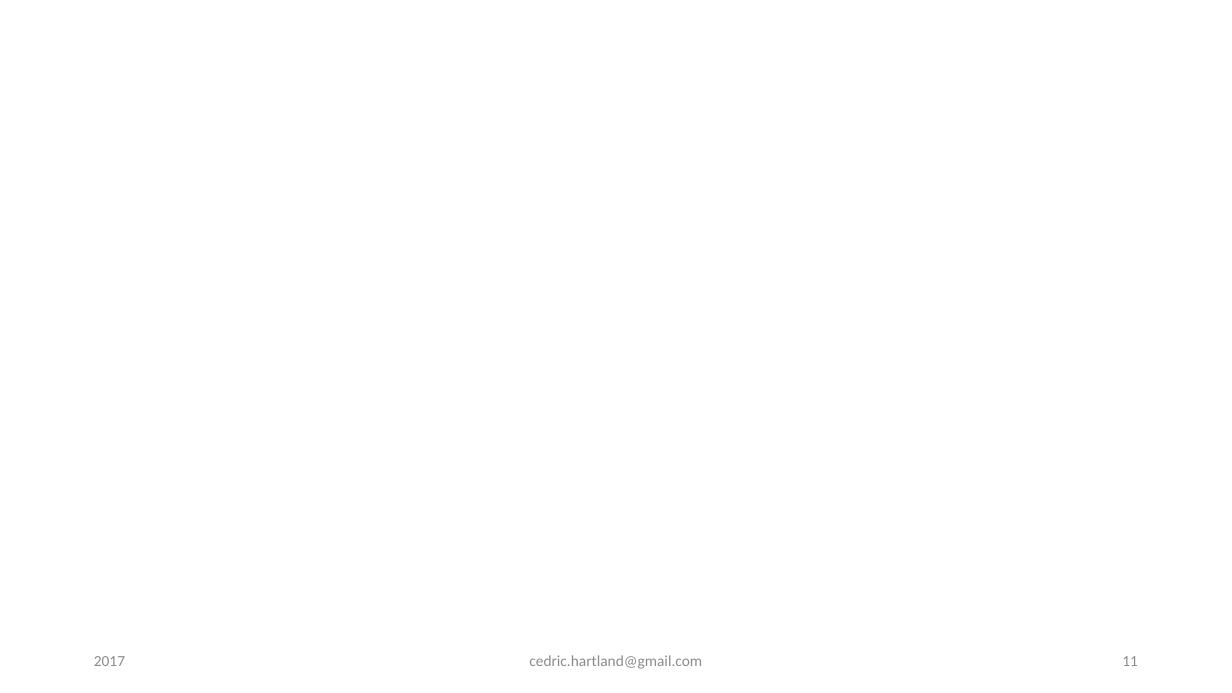
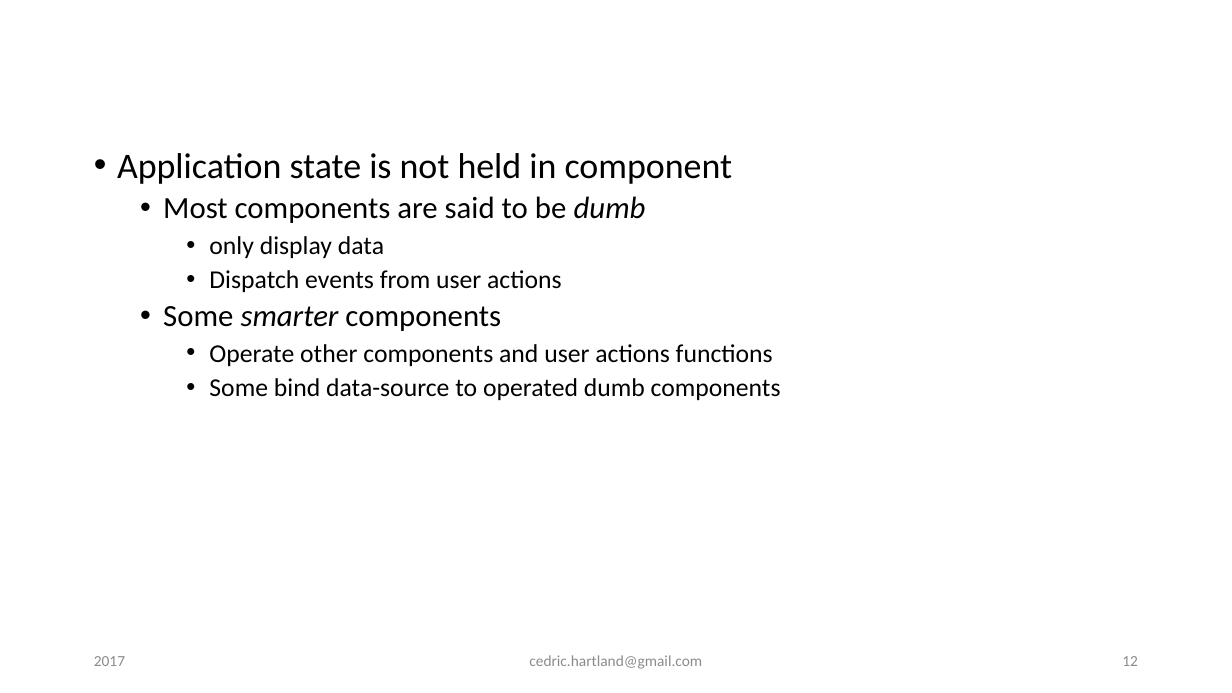
Before and after one commit to gigacool/react-redux-presentation, a slide deck: slide 12 of docs/React & Redux.pptx (slide 11 before the commit). Drawn at 1232x693 pixels with LibreOffice and Linux fonts; fonts in the diff are those of the drawing; background and template pictures are left out. Boxes give left, top, right and bottom in pixels: in the first picture for what was removed or moved away, otherwise in the second. Text is boxed around its words. In the diff, an @@ line names an element or a change of style, - is before the commit and + after.

```diff
--- a/docs/React & Redux.pptx
+++ b/docs/React & Redux.pptx
@@ text added at box(117, 153, 781, 400), 20 pt, text #000000 @@
+• Application state is not held in component
+  • Most components are said to be dumb
+    • only display data
+    • Dispatch events from user actions
+  • Some smarter components
+    • Operate other components and user actions functions
+    • Some bind data-source to operated dumb components
@@ page number at box(1122, 656, 1138, 666): text changed @@
-11
+12
```
Also in this commit, not shown: 4 other slides changed, 4 slides added, 1 other file.
